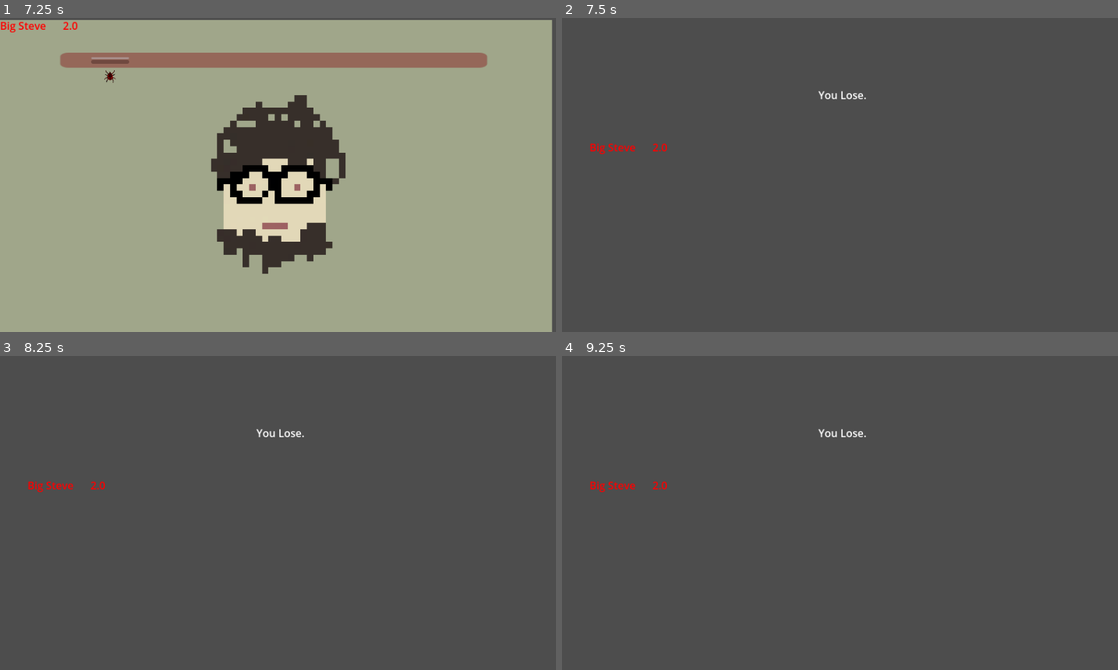
Above: before the commit, frames 1-4 (two rows, left to right).
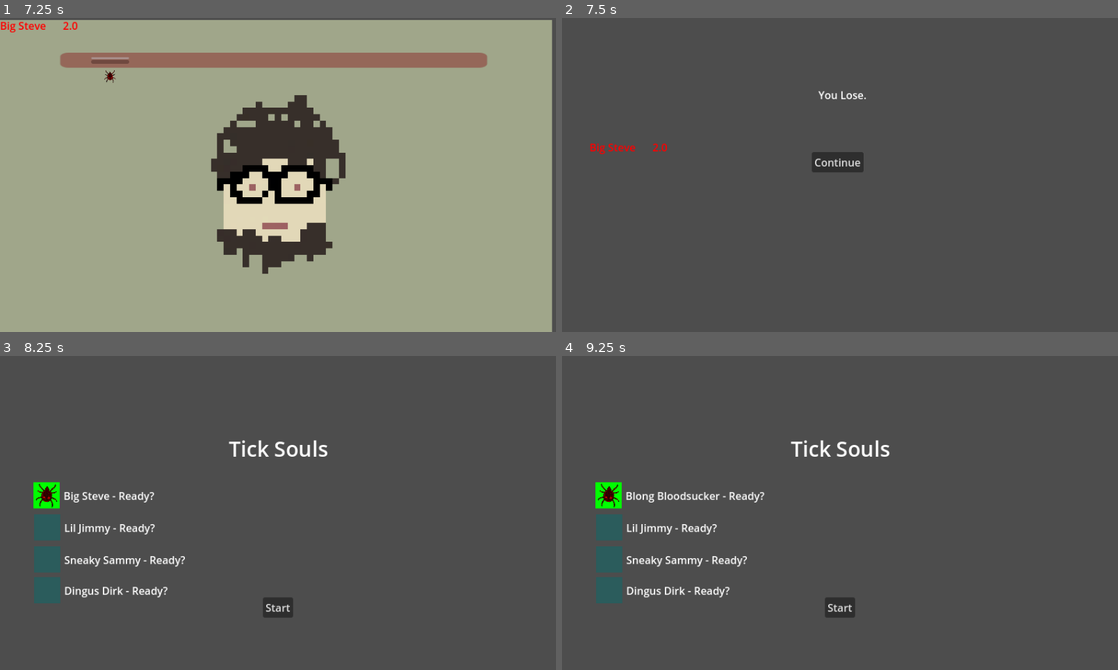
Above: after the commit, the same moments.

Repository: Topech/tick-souls
Game: Godot game, scene res://main_scene.tscn
Two runs of this game, one before a commit and one after it. Both use one fixed random seed, a clock stepped at 60 frames per second and the inputs below.
Inputs (mouse positions are in pixels of both pictures, inside the frame that each line leads up to):
- Up to frame 1 (7.25 s): click "Start" at 0.5 s; click "Start" at 1.25 s; click "Start" at 2 s; tap Enter (ui_accept) at 2.75, 3.02, 4.25, 4.52, 5, 6.5, 6.77 s; hold P 2.78-3.5 s; click "Continue" at 3.5 s; tap P at 4.35, 6.6 s; hold P 5.03-5.75 s; click "Continue" at 5.75 s
- Up to frame 2 (7.5 s): tap Enter (ui_accept) at 7.25 s; hold P from 7.28 s (still down)
- Up to frame 3 (8.25 s): tap Enter (ui_accept) at 7.52 s; release P at 8 s; click (278, 500) at 8 s, where only the run after the commit has a clickable "Continue"
- Up to frame 4 (9.25 s): tap P at 8.85 s; tap Enter (ui_accept) at 9.02 s

Frame 1 is identical in both runs. In frame 2, 0.5% of the frame differs, in the area x 45-55%, y 42-50%; in frame 3, 3.4%; in frame 4, 3.6%, in the area x 5-59%, y 23-84%.

Commit message:
fix: boss end back to main menu

Diff:
--- a/barrier/barrier.tscn
+++ b/barrier/barrier.tscn
@@ -3,7 +3,7 @@
 [ext_resource type="Texture2D" uid="uid://d3vmm62yfuh6e" path="res://assets/pimple.png" id="1_sbuxa"]
 
 [sub_resource type="CapsuleShape2D" id="CapsuleShape2D_4fmue"]
-radius = 8.66667
+radius = 8.66665
 height = 17.3333
 
 [node name="Pimples" type="Node2D"]
--- a/main_scene.gd
+++ b/main_scene.gd
@@ -39,6 +39,14 @@
 	remove_child(round_leaderboard)
 	round_leaderboard = null
 
+func _on_win_board_continue() -> void:
+	main_menu = preload("res://root_scenes/main_menu/main_menu.tscn").instantiate()
+	main_menu.start_game.connect(_on_main_menu_start_game)
+	main_menu.start_boss.connect(_on_main_menu_start_boss)
+	remove_child(win_board)
+	win_board = null
+	add_child(main_menu)
+
 
 func _on_round_end(round_duration: int) -> void:
 	rounds_completed += 1
@@ -53,6 +61,7 @@
 func _on_boss_end(did_win: bool) -> void:
 	win_board = preload("res://root_scenes/win.tscn").instantiate()
 	win_board.did_win = did_win
+	win_board.continue_pressed.connect(_on_win_board_continue)
 	add_child(win_board)
 	remove_child(boss_round)
 	boss_round = null
--- a/root_scenes/win.gd
+++ b/root_scenes/win.gd
@@ -1,10 +1,14 @@
-extends Node2D
+extends Control
+
+signal continue_pressed
 
 @export var did_win: bool = true
-
 
 func _ready() -> void:
 	if did_win:
 		$Label.text = "You Win!"
 	else:
 		$Label.text = "You Lose."
+
+func _on_win_continue_button_pressed() -> void:
+	continue_pressed.emit()
--- a/root_scenes/win.tscn
+++ b/root_scenes/win.tscn
@@ -3,17 +3,40 @@
 [ext_resource type="PackedScene" uid="uid://ixo1qhmijyhj" path="res://player/player_score_label.tscn" id="1_b5h13"]
 [ext_resource type="Script" uid="uid://3l74sdonfok8" path="res://root_scenes/win.gd" id="1_s6ni2"]
 
-[node name="Win" type="Node2D"]
+[node name="Win" type="Control"]
+layout_mode = 3
+anchors_preset = 15
+anchor_right = 1.0
+anchor_bottom = 1.0
+grow_horizontal = 2
+grow_vertical = 2
 script = ExtResource("1_s6ni2")
 
 [node name="Label" type="Label" parent="."]
+layout_mode = 0
 offset_left = 391.0
 offset_top = 106.0
 offset_right = 459.0
 offset_bottom = 129.0
 text = "You Win!"
 
+[node name="Continue" type="Button" parent="."]
+layout_mode = 1
+anchors_preset = 7
+anchor_left = 0.5
+anchor_top = 1.0
+anchor_right = 0.5
+anchor_bottom = 1.0
+offset_left = -43.0
+offset_top = -275.0
+offset_right = 36.0
+offset_bottom = -244.0
+grow_horizontal = 2
+grow_vertical = 0
+text = "Continue"
+
 [node name="LabelList" type="VBoxContainer" parent="."]
+layout_mode = 0
 offset_left = 42.0
 offset_top = 186.0
 offset_right = 242.0
@@ -35,3 +58,5 @@
 [node name="PlayerScoreLabel4" parent="LabelList" instance=ExtResource("1_b5h13")]
 layout_mode = 2
 player_id = 4
+
+[connection signal="pressed" from="Continue" to="." method="_on_win_continue_button_pressed"]
